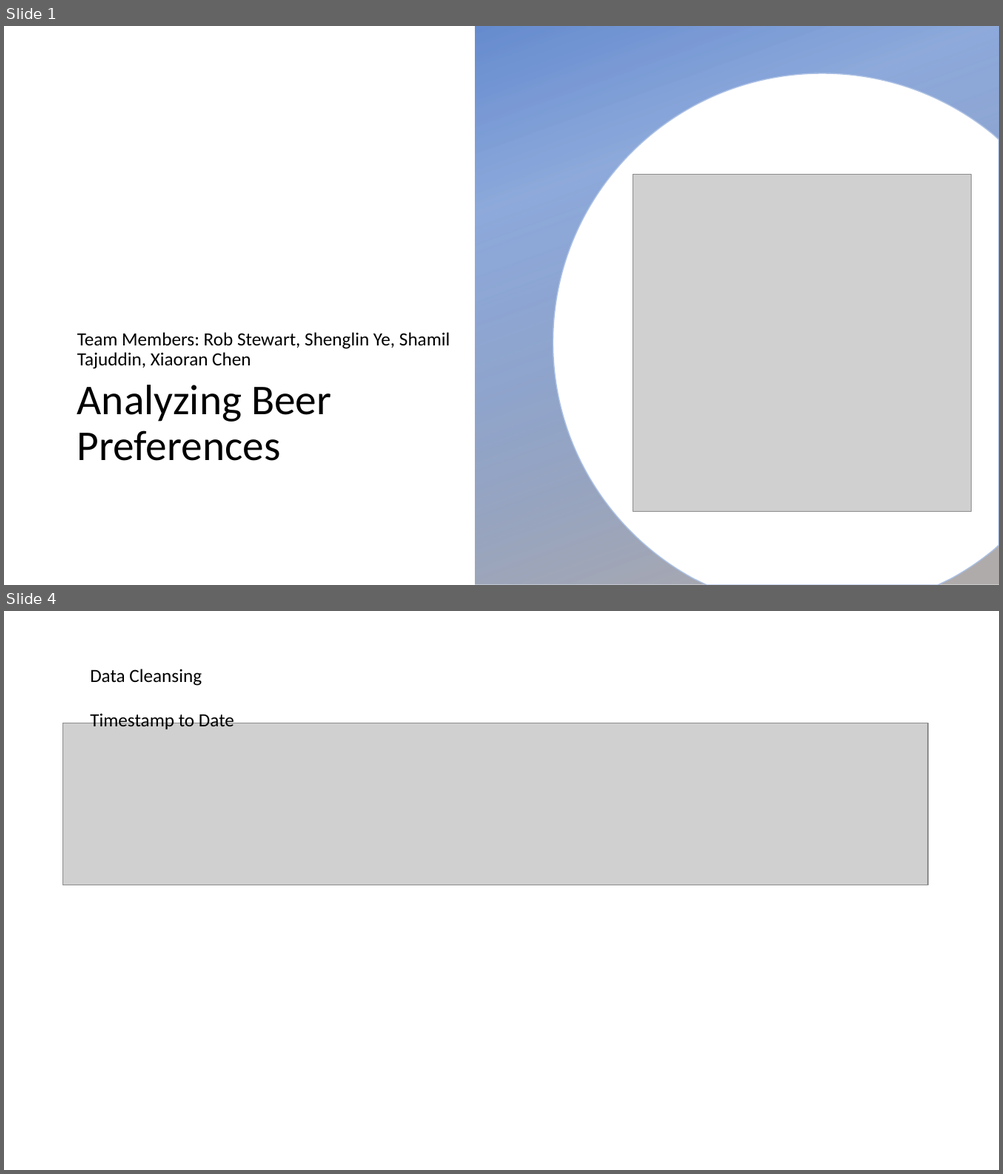
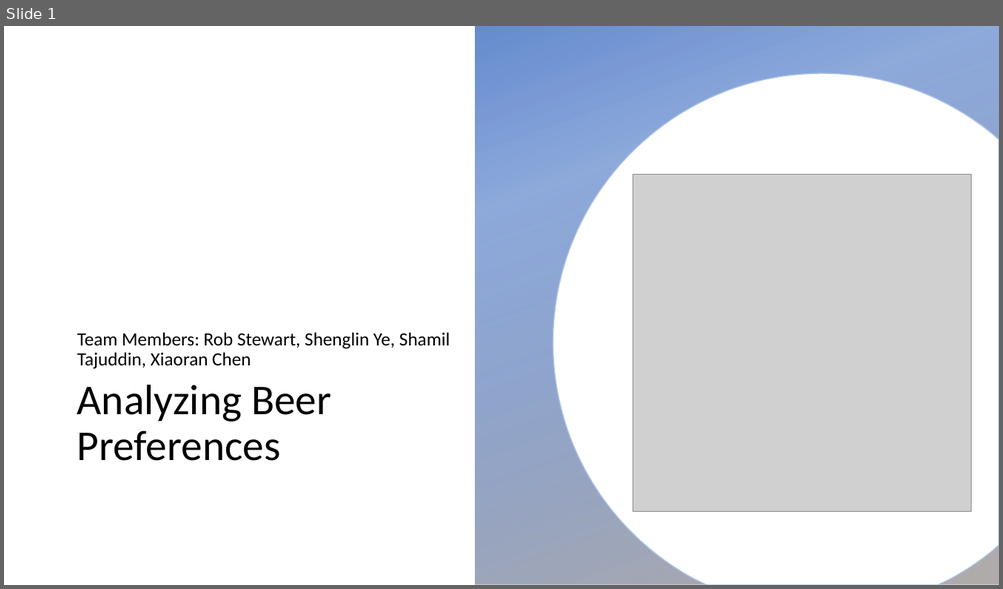
Before and after one commit to RobStewartJr/Project1, a slide deck: Where to Git beer.pptx. Shown one above the other, each under a label of ours: slides 1 and 4 before the commit, slide 1 after it; the slides between them are not shown. The pictures are 1003x1174 and 1003x589 pixels, drawn with LibreOffice and Linux fonts; fonts in the diff are those of the drawing; grey boxes stand for pictures; background and template pictures are left out. Boxes give left, top, right and bottom in pixels: in the first picture for what was removed or moved away, otherwise in the second. Text is boxed around its words. In the diff, an @@ line names an element or a change of style, - is before the commit and + after.

```diff
--- a/Where to Git beer.pptx
+++ b/Where to Git beer.pptx
@@ slide 4 removed at (x1=4, y1=611, x2=999, y2=1170), background #FFFFFF @@
@@ text removed at (x1=90, y1=669, x2=202, y2=686) @@
-Data Cleansing
@@ text removed at (x1=90, y1=712, x2=234, y2=729) @@
-Timestamp to Date
@@ picture removed at (x1=63, y1=723, x2=928, y2=886) @@
```
Also in this commit, not shown: 1 slide changed, 9 slides added, 5 other slides removed, 2 other files.
